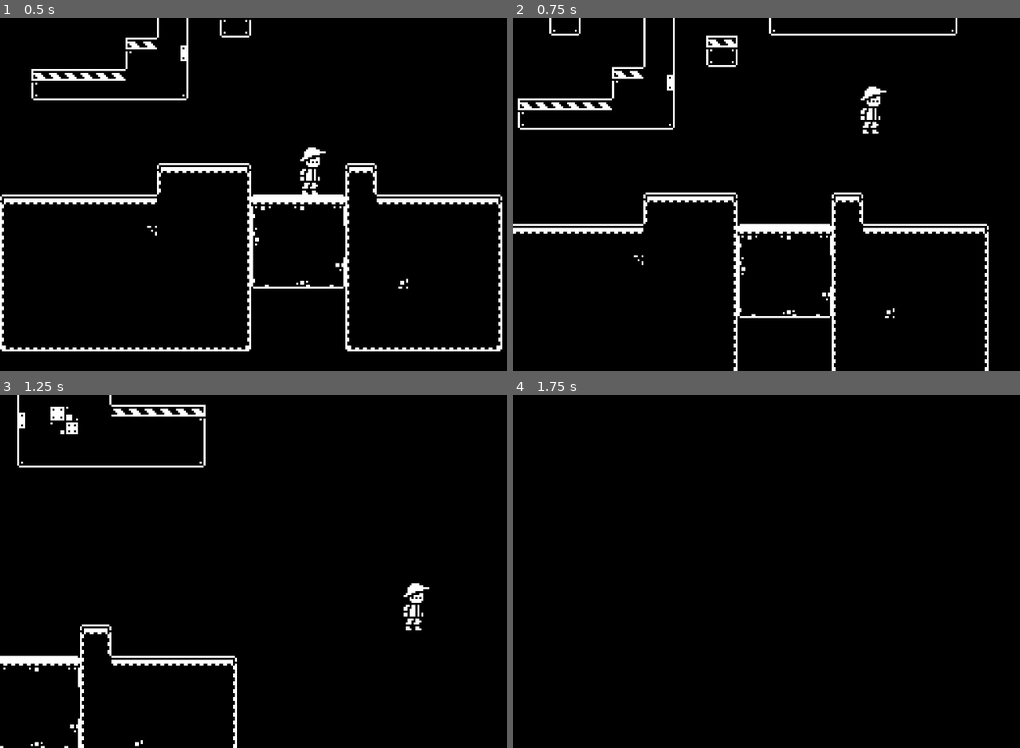
Above: before the commit, frames 1-4 (two rows, left to right).
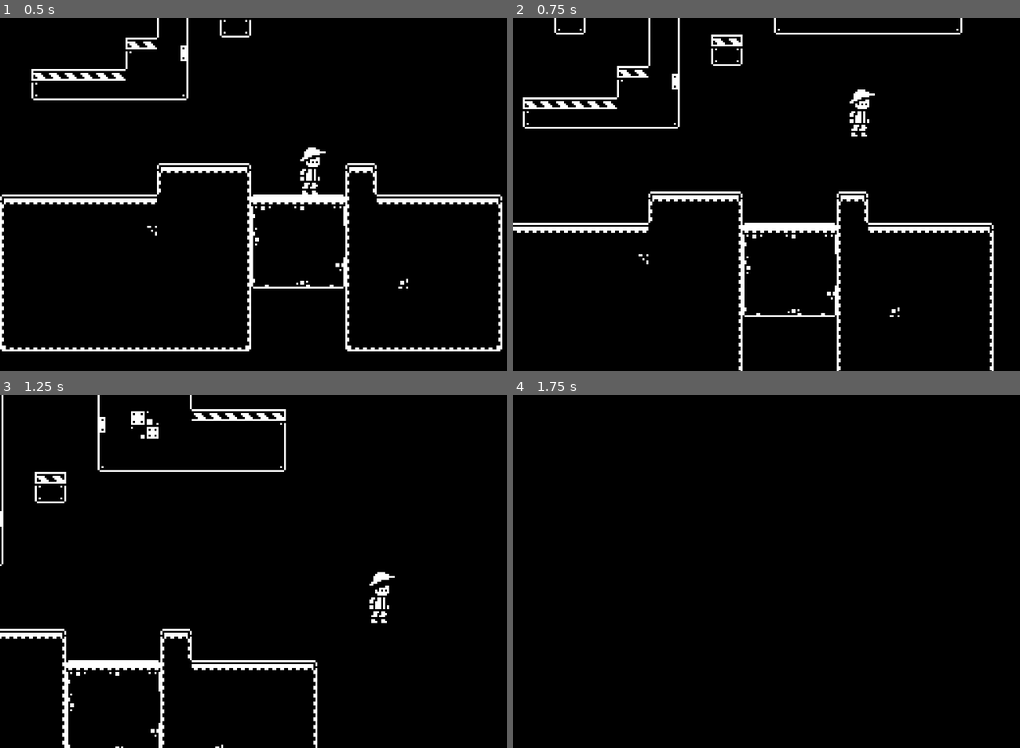
Above: after the commit, the same moments.

Repository: chichP-Januwari/second-setss
Game: Godot game, scene res://scenes/levels/test_level.tscn
Same seed, same stepped clock (60 frames per second), same inputs: the game is played once before the commit and once after it. The project has no main scene, so this scene is started directly.
Inputs:
- Up to frame 1 (0.5 s): no input
- Up to frame 2 (0.75 s): tap Enter at 0.5 s; hold D (right) from 0.53 s (still down); tap Space (jump) at 0.6 s
- Up to frame 3 (1.25 s): keep holding D (right); tap Space (jump) at 0.77, 1.07 s
- Up to frame 4 (1.75 s): keep holding D (right); tap Space (jump) at 1.35, 1.52 s

Frame 1 is identical in both runs. In frame 2, 7.1% of the frame differs, in the area x 0-95%, y 0-100%; in frame 3, 6.5%; in frame 4, nothing differs.

Commit message:
Update player.gd
character controller

Diff:
--- a/scripts/player.gd
+++ b/scripts/player.gd
@@ -1,25 +1,68 @@
 extends CharacterBody2D
 
+enum State { IDLE, RUN, JUMP, FALL }
 
-const SPEED = 300.0
-const JUMP_VELOCITY = -400.0
+const SPEED = 200
+const JUMP_VELOCITY = -400
+const GRAVITY = 1200
 
+var state = State.IDLE
 
-func _physics_process(delta: float) -> void:
-	# Add the gravity.
+func _physics_process(delta):
+	handle_state()
+	apply_gravity(delta)
+	move_and_slide()
+	update_animation()  # Optional
+
+func handle_state():
+	match state:
+		State.IDLE:
+			velocity.x = 0
+			if !is_on_floor():
+				state = State.FALL
+			elif Input.is_action_pressed("left") or Input.is_action_pressed("right"):
+				state = State.RUN
+			elif Input.is_action_just_pressed("jump"):
+				jump()
+
+		State.RUN:
+			var direction = Input.get_action_strength("right") - Input.get_action_strength("left")
+			velocity.x = direction * SPEED
+
+			if direction == 0:
+				state = State.IDLE
+			elif Input.is_action_just_pressed("jump"):
+				jump()
+			elif !is_on_floor():
+				state = State.FALL
+
+		State.JUMP:
+			var direction = Input.get_action_strength("right") - Input.get_action_strength("left")
+			velocity.x = direction * SPEED
+			if velocity.y > 0:
+				state = State.FALL
+
+		State.FALL:
+			var direction = Input.get_action_strength("right") - Input.get_action_strength("left")
+			velocity.x = direction * SPEED
+			if is_on_floor():
+				state = State.IDLE
+
+func jump():
+	velocity.y = JUMP_VELOCITY
+	state = State.JUMP
+
+func apply_gravity(delta):
 	if not is_on_floor():
-		velocity += get_gravity() * delta
+		velocity.y += GRAVITY * delta
 
-	# Handle jump.
-	if Input.is_action_just_pressed("jump") and is_on_floor():
-		velocity.y = JUMP_VELOCITY
-
-	# Get the input direction and handle the movement/deceleration.
-	# As good practice, you should replace UI actions with custom gameplay actions.
-	var direction := Input.get_axis("left", "right")
-	if direction:
-		velocity.x = direction * SPEED
-	else:
-		velocity.x = move_toward(velocity.x, 0, SPEED)
-
-	move_and_slide()
+func update_animation():
+	match state:
+		State.IDLE:
+			$AnimationPlayer.play("idle")
+		State.RUN:
+			$AnimationPlayer.play("run")
+		State.JUMP:
+			$AnimationPlayer.play("jump")
+		State.FALL:
+			$AnimationPlayer.play("fall")
